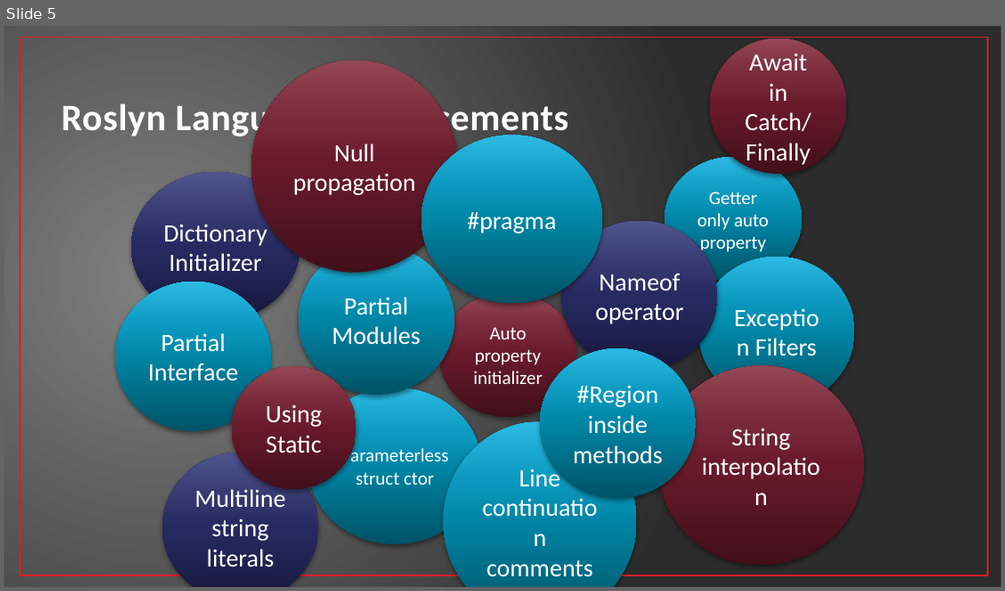
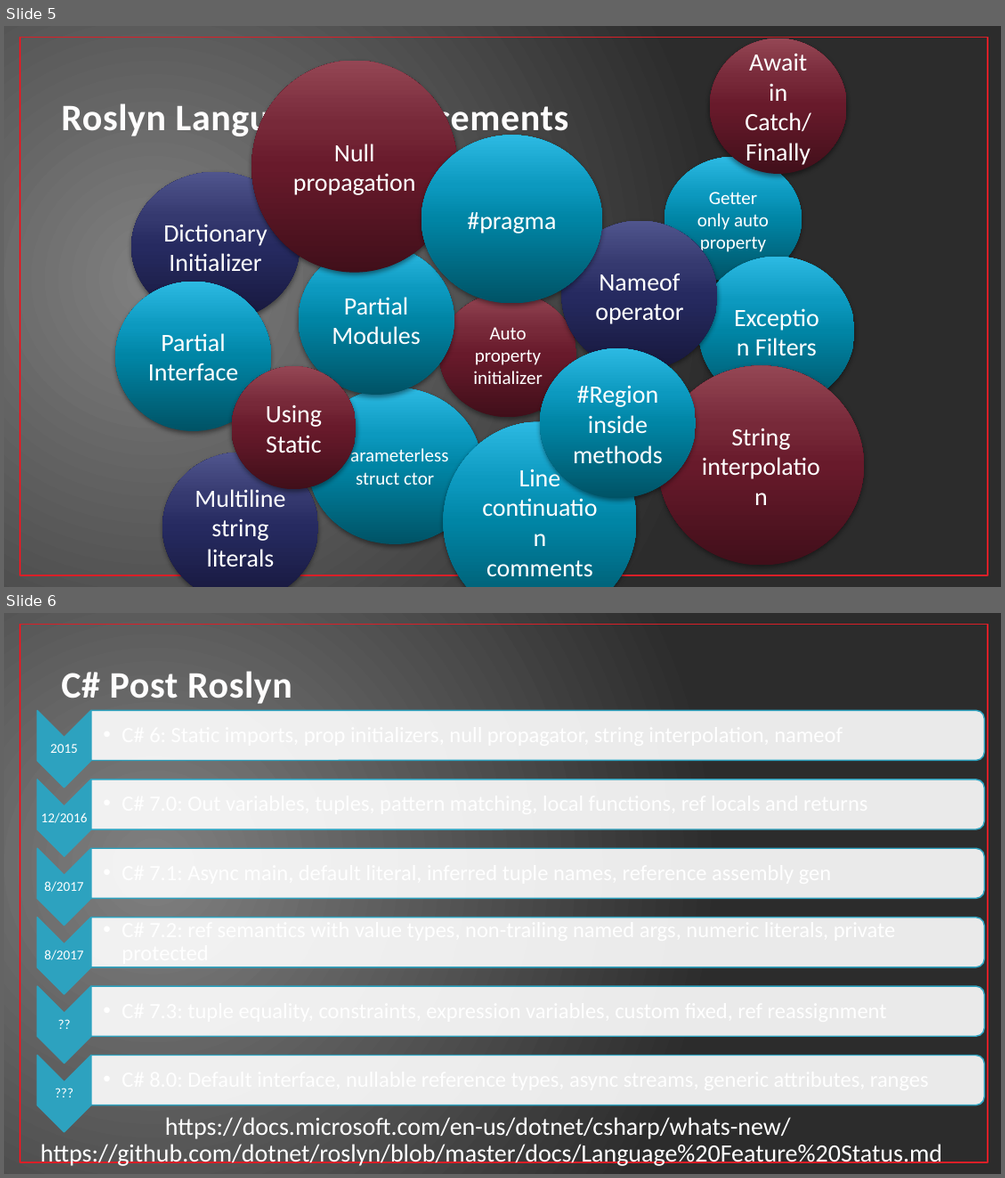
Before and after one commit to jwooley/RoslynAndYou, a slide deck: RoslynAndYou.pptx. Shown one above the other, each under a label of ours: slide 5 before the commit, slides 5 and 6 after it. The pictures are 1005x591 and 1005x1178 pixels, drawn with LibreOffice and Linux fonts; fonts in the diff are those of the drawing. Boxes give left, top, right and bottom in pixels: in the first picture for what was removed or moved away, otherwise in the second. Text is boxed around its words. In the diff, an @@ line names an element or a change of style, - is before the commit and + after.

```diff
--- a/RoslynAndYou.pptx
+++ b/RoslynAndYou.pptx
@@ slide 6 added at box(4, 613, 1001, 1174), background gradient #808080 to #2C2C2C; not listed: 1 template element that a slide beside it also shows @@
@@ title added at box(61, 671, 292, 704), 36 pt, text #FEFEFE, bold @@
+C# Post Roslyn
@@ group added at box(37, 710, 985, 1133): 7 texts, 6 chevrons, 6 round same rects @@
+2015
+12/2016
+8/2017
+8/2017
+  • C# 7.2: ref semantics with value types, non-trailing named args, numeric literals, private protected
+??
+???
@@ text added at box(165, 1117, 791, 1139), 24 pt, text #FFFFFF @@
+https://docs.microsoft.com/en-us/dotnet/csharp/whats-new/
@@ text added at box(40, 1143, 942, 1166), 24 pt, text #FFFFFF @@
+https://github.com/dotnet/roslyn/blob/master/docs/Language%20Feature%20Status.md
```
Also in this commit, not shown: 2 slides changed, 1 other slide added, 1 slide removed, 9 other files.
